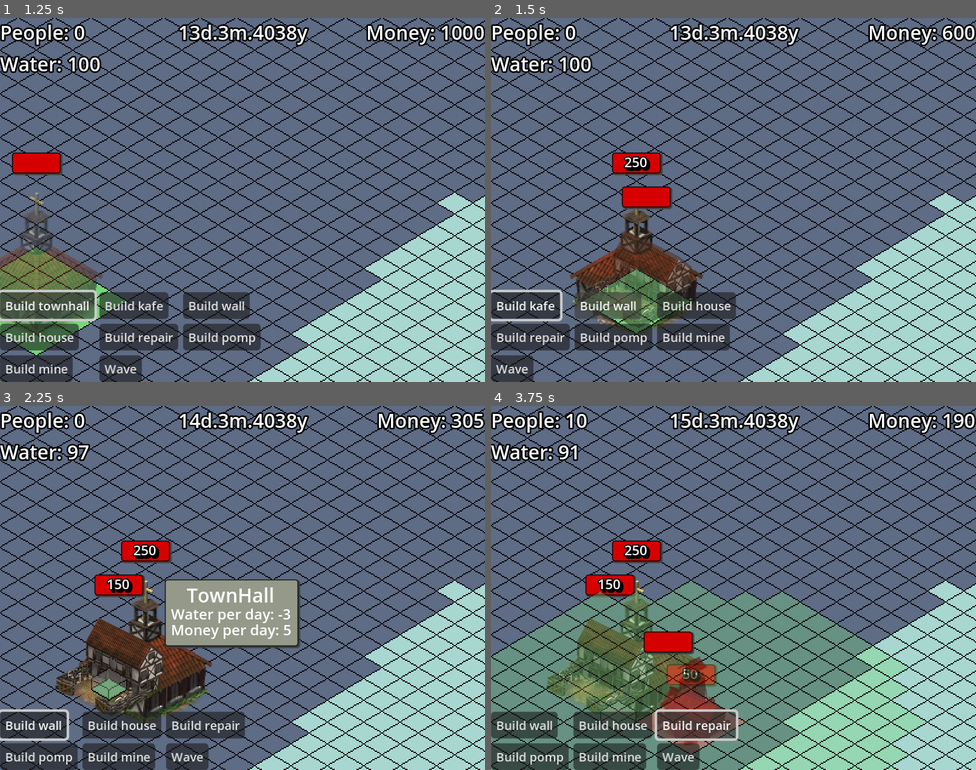
Above: before the commit, frames 1-4 (two rows, left to right).
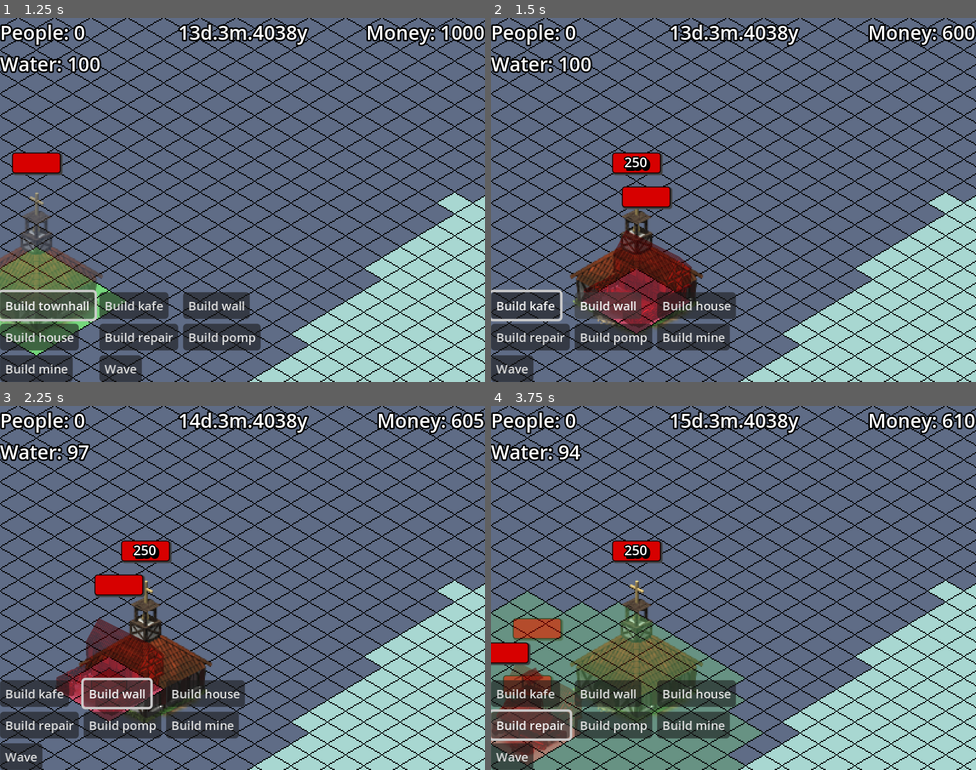
Above: after the commit, the same moments.

Repository: BurntRobot/artifical_heart_at_the_water-s_edge
Game: Godot game, scene res://world.tscn
The game is run twice, just before and just after one commit, with the same random seed, the same clock (stepped at 60 frames per second) and the same inputs.
Inputs:
- Up to frame 1 (1.25 s): click "Build townhall" at 0.5 s
- Up to frame 2 (1.5 s): click "Build kafe" at 1.25 s
- Up to frame 3 (2.25 s): click "Build wall" at 2 s
- Up to frame 4 (3.75 s): click "Build house" at 2.75 s; click "Build repair" at 3.5 s

Frame 1 is identical in both runs. In frame 2, 2.7% of the frame differs, in the area x 19-42%, y 58-87%; in frame 3, 13%; in frame 4, 30%, in the area x 0-98%, y 1-100%.

Commit message:
Fixed bug with placement on other buildings

Diff:
--- a/Buildings/building.gd
+++ b/Buildings/building.gd
@@ -11,6 +11,8 @@
 @onready var water_label: Label = $InfoPanel/MarginContainer/VBoxContainer/WaterLabel
 @onready var info_panel: PanelContainer = $InfoPanel
 @onready var label: Label = $InfoPanel/MarginContainer/VBoxContainer/Label
+
+@onready var base_area: Area2D = $BaseArea
 
 @export var water_in_day = 1
 @export var building_cost: int = 400
@@ -46,7 +48,7 @@
 			position = near_position
 		#if position != get_global_mouse_position().snapped(tile_size):
 		#	position = get_global_mouse_position().snapped(tile_size)
-		if CityResources.money - building_cost < 0 or CityResources.water < water_in_day:
+		if CityResources.money - building_cost < 0 or CityResources.water < water_in_day or something_placed_already():
 			sprite.self_modulate = Color('ff000089')
 			base._set_all_tiles_to_red()
 			can_build = false
@@ -64,6 +66,13 @@
 		health_bar.max_value = health
 		if current_health <= 0:
 			queue_free()
+
+func something_placed_already():
+	for _some_area in base_area.get_overlapping_areas():
+		print(_some_area != base_area)
+		if _some_area.name == "BaseArea" and _some_area != base_area:
+			return true
+	return false
 
 func snap_iso(pos: Vector2, tile_size_var: Vector2) -> Vector2:
 	var half_tile_size: Vector2 = tile_size_var * 0.5
--- a/Buildings/repair_station.gd
+++ b/Buildings/repair_station.gd
@@ -1,7 +1,6 @@
 extends Building
 
 @onready var area_2d_2: Area2D = $Area2D2
-@onready var base_area: Area2D = $BaseArea
 
 var healing_ammount = 10
 @onready var water_label_2: Label = $InfoPanel/MarginContainer/VBoxContainer/WaterLabel2
--- a/Buildings/wall.tscn
+++ b/Buildings/wall.tscn
@@ -31,8 +31,5 @@
 [node name="CollisionShape2D" parent="Area2D" index="0"]
 polygon = PackedVector2Array(-15, 0, -15, -9, 0, -17, 15, -9, 15, 0, 0, 9)
 
-[node name="BaseArea" parent="." index="7"]
-visible = false
-
 [node name="CollisionPolygon2D" parent="BaseArea" index="0"]
-polygon = PackedVector2Array(-15, 0, 0, 9, 15, 0, 0, -9)
+polygon = PackedVector2Array(-13, 0, 0, 7, 12, 0, 0, -8)
